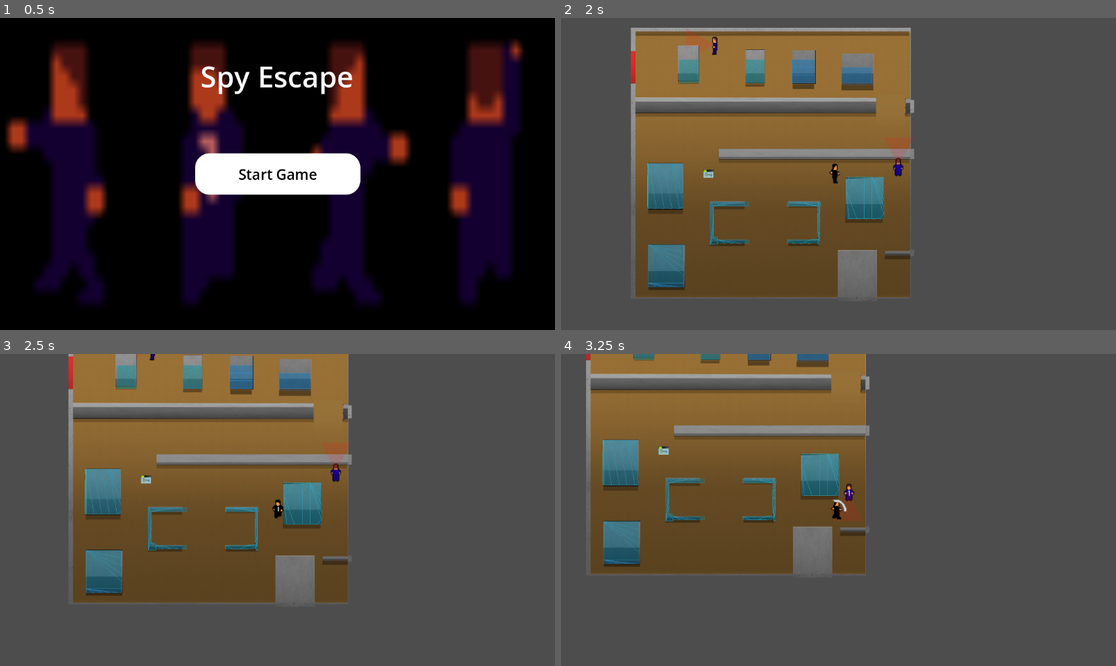
Above: before the commit, frames 1-4 (two rows, left to right).
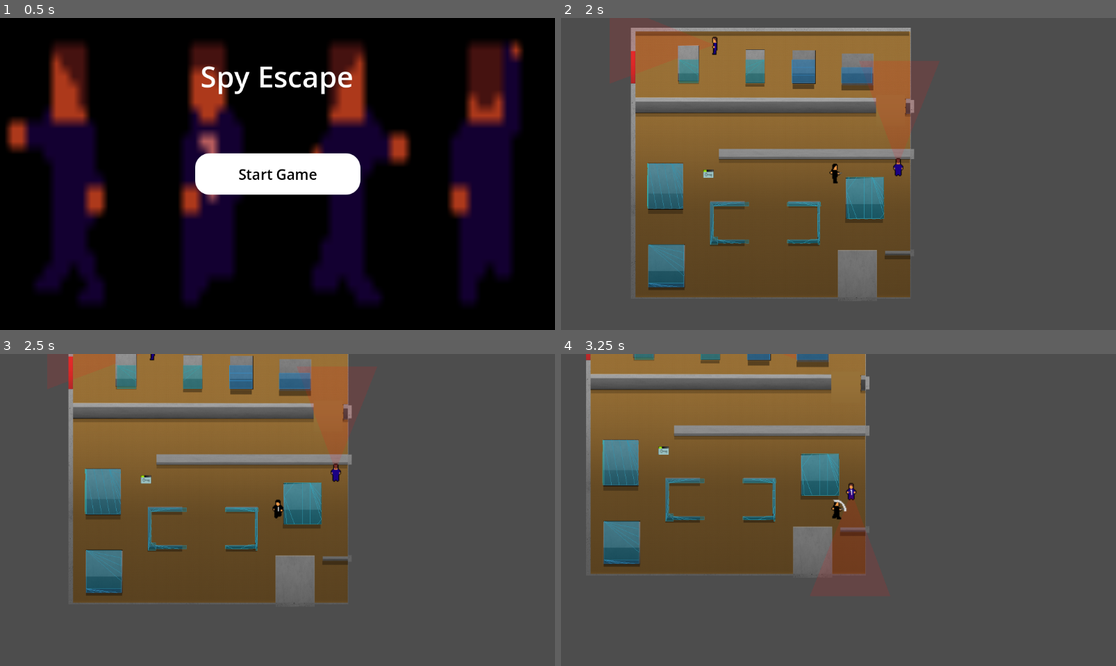
Above: after the commit, the same moments.

Repository: dakaleeb/GodotGroupProject
Game: Godot game, scene res://main_menu.tscn
The game is run twice, just before and just after one commit, with the same random seed, the same clock (stepped at 60 frames per second) and the same inputs.
Inputs (mouse positions are in pixels of both pictures, inside the frame that each line leads up to):
- Up to frame 1 (0.5 s): no input
- Up to frame 2 (2 s): click "Start Game" at 0.5 s; tap Enter at 1.25 s; move the mouse to (960, 158) at 1.27 s; hold Right (right) from 1.28 s (still down); click (960, 158) at 1.35 s
- Up to frame 3 (2.5 s): move the mouse to (166, 525) at 2.02 s; release Right (right) at 2.03 s; hold Down (down) from 2.03 s (still down); tap Shift (run) at 2.1 s
- Up to frame 4 (3.25 s): move the mouse to (894, 441) at 2.77 s; release Down (down) at 2.78 s; hold Right (right) from 2.78 s (still down); click (894, 441) at 2.85 s

Frame 1 is identical in both runs. In frame 2, less than 0.1% of the frame differs, in the area x 55-63%, y 20-48%; in frame 3, less than 0.1%; in frame 4, 0.2%, in the area x 46-55%, y 41-71%.

Commit message:
bigger cone

Diff:
--- a/spy-escape/detector.tscn
+++ b/spy-escape/detector.tscn
@@ -4,10 +4,12 @@
 collision_layer = 2
 
 [node name="CollisionPolygon2D" type="CollisionPolygon2D" parent="."]
-scale = Vector2(0.325, 0.325)
-polygon = PackedVector2Array(-183, -102, -183, 94, 0, 1)
+position = Vector2(50.458763, 1.9317992)
+scale = Vector2(1.2452445, 0.74662197)
+polygon = PackedVector2Array(-215.68755, -114.34073, -215.68755, 102.46916, -126.7106, 47.918533, -42.026867, -3.999981)
 
 [node name="Polygon2D" type="Polygon2D" parent="."]
-scale = Vector2(0.325, 0.325)
+position = Vector2(-49.441383, -1)
+scale = Vector2(0.5462274, 0.325)
 color = Color(1, 0.06999999, 0.06999999, 0.13333334)
-polygon = PackedVector2Array(-183, -102, -183, 94, 0, 1)
+polygon = PackedVector2Array(-308.5489, -262.24423, -308.5869, 254.08908, 87.87962, 5.1145134)
Not shown: 1 places in spy-escape/level_1.tscn that only renumber resources
